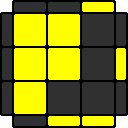
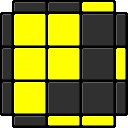
Revision of a layered 128 × 128 image; what changed, layer by layer:
painted on "color" over [2, 2, 126, 126]
